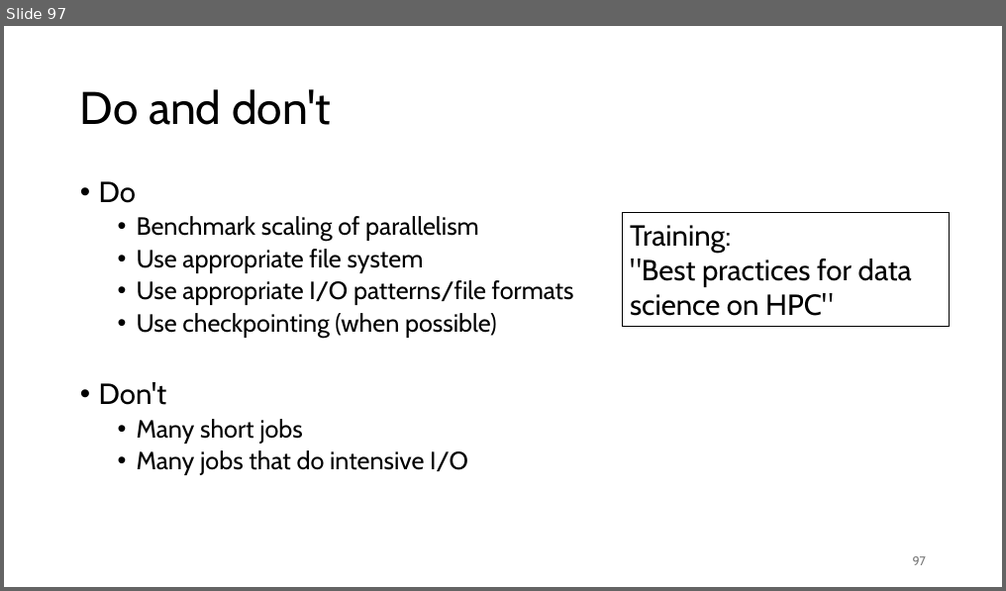
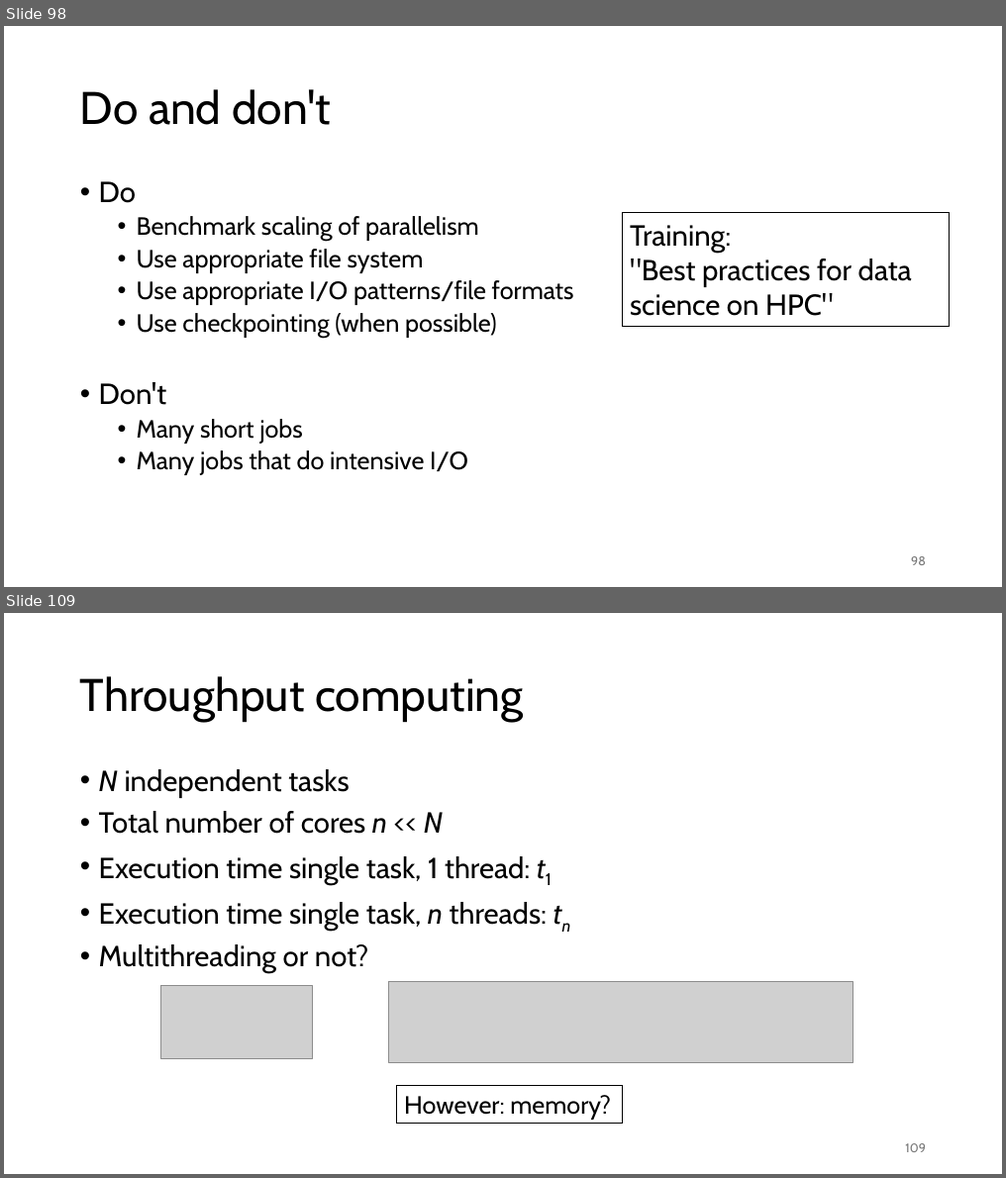
Before and after one commit to gjbex/Workflows-for-HPC, a slide deck: workflow_for_HPC.pptx. Shown one above the other, each under a label of ours: slide 97 before the commit, slides 98 and 109 after it; the slides between them are not shown. The pictures are 1006x591 and 1006x1178 pixels, drawn with LibreOffice and Linux fonts; fonts in the diff are those of the drawing; grey boxes stand for pictures. Boxes give left, top, right and bottom in pixels: in the first picture for what was removed or moved away, otherwise in the second. Text is boxed around its words. In the diff, an @@ line names an element or a change of style, - is before the commit and + after.

```diff
--- a/workflow_for_HPC.pptx
+++ b/workflow_for_HPC.pptx
@@ slide 109 added at bbox=[4, 613, 1002, 1174], background #FFFFFF @@
@@ title added at bbox=[80, 676, 524, 722], 44 pt, text #000000 @@
+Throughput computing
@@ text added at bbox=[99, 769, 547, 974], 28 pt, text #000000 @@
+• N independent tasks
+• Total number of cores n << N
+• Execution time single task, 1 thread: t1
+• Execution time single task, n threads: tn
+• Multithreading or not?
@@ picture added at bbox=[161, 986, 313, 1059] @@
@@ picture added at bbox=[389, 982, 853, 1062] @@
@@ rectangle added at bbox=[397, 1086, 623, 1124], outline #000000 0.75 pt, 24 pt, text #000000 @@
+However: memory?
@@ page number added at bbox=[905, 1144, 926, 1153], 12 pt, text #797979 @@
+109
@@ what was slide 97 is now slide 98 @@
@@ page number at bbox=[911, 557, 926, 566]: text changed @@
-97
+98
```
Also in this commit, not shown: 13 other slides added.
